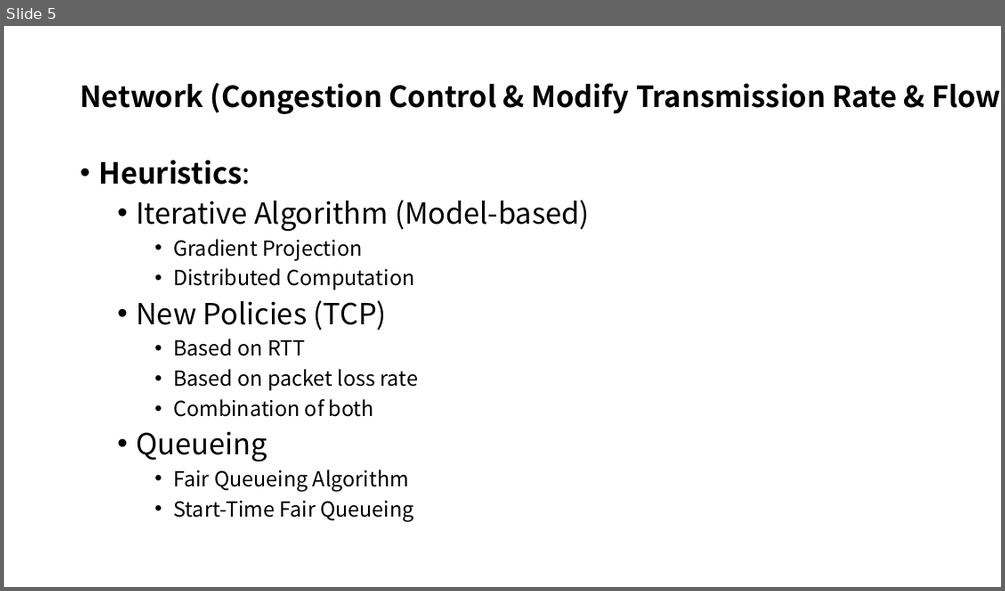
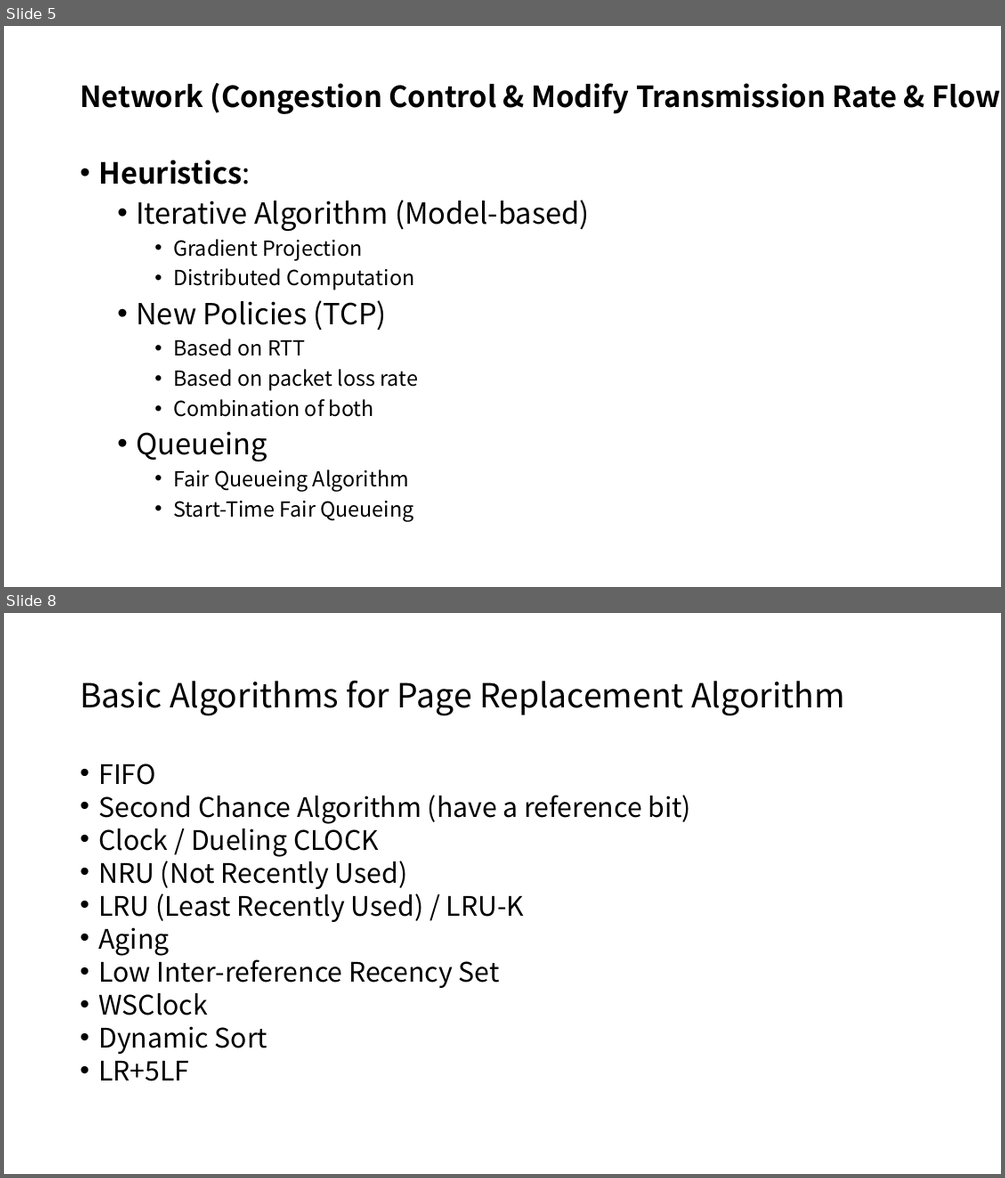
Before and after one commit to LiuYingying0104/AIOS, a slide deck: Papers/ML Apply in OS/updates.pptx. Shown one above the other, each under a label of ours: slide 5 before the commit, slides 5 and 8 after it; the slides between them are not shown. The pictures are 1005x591 and 1005x1178 pixels, drawn with LibreOffice and Linux fonts; fonts in the diff are those of the drawing. Boxes give left, top, right and bottom in pixels: in the first picture for what was removed or moved away, otherwise in the second. Text is boxed around its words. In the diff, an @@ line names an element or a change of style, - is before the commit and + after.

```diff
--- a/Papers/ML Apply in OS/updates.pptx
+++ b/Papers/ML Apply in OS/updates.pptx
@@ slide 8 added at (x1=4, y1=613, x2=1001, y2=1174), background #FFFFFF @@
@@ title added at (x1=80, y1=681, x2=845, y2=716), 32 pt, text #000000 @@
+Basic Algorithms for Page Replacement Algorithm
@@ text added at (x1=98, y1=763, x2=692, y2=1081), 25.9 pt, text #000000 @@
+• FIFO
+• Second Chance Algorithm (have a reference bit)
+• Clock / Dueling CLOCK
+• NRU (Not Recently Used)
+• LRU (Least Recently Used) / LRU-K
+• Aging
+• Low Inter-reference Recency Set
+• WSClock
+• Dynamic Sort
+• LR+5LF
```
Also in this commit, not shown: 1 slide changed, 1 other slide added, 1 slide removed, 20 other files.
